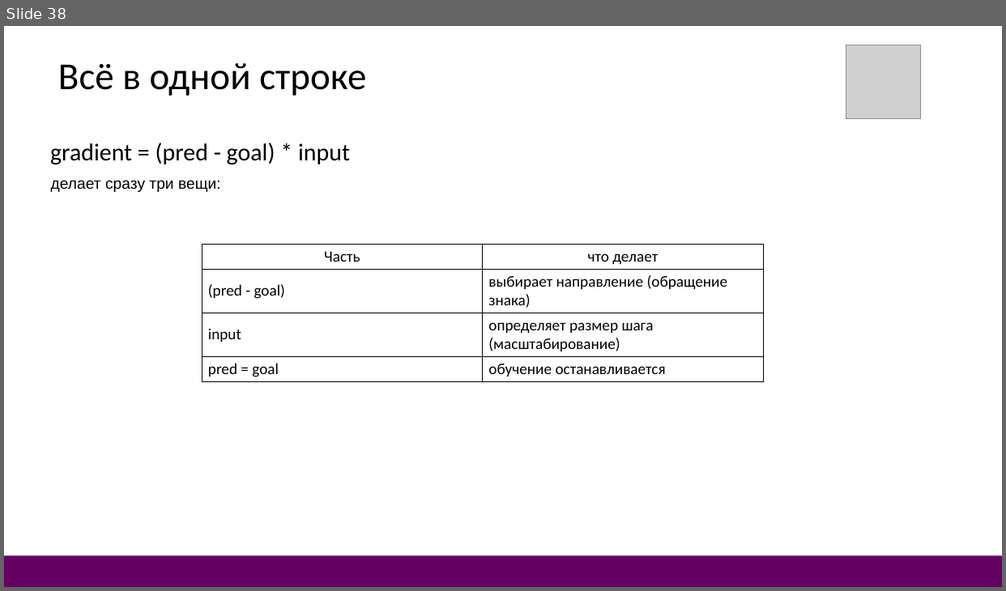
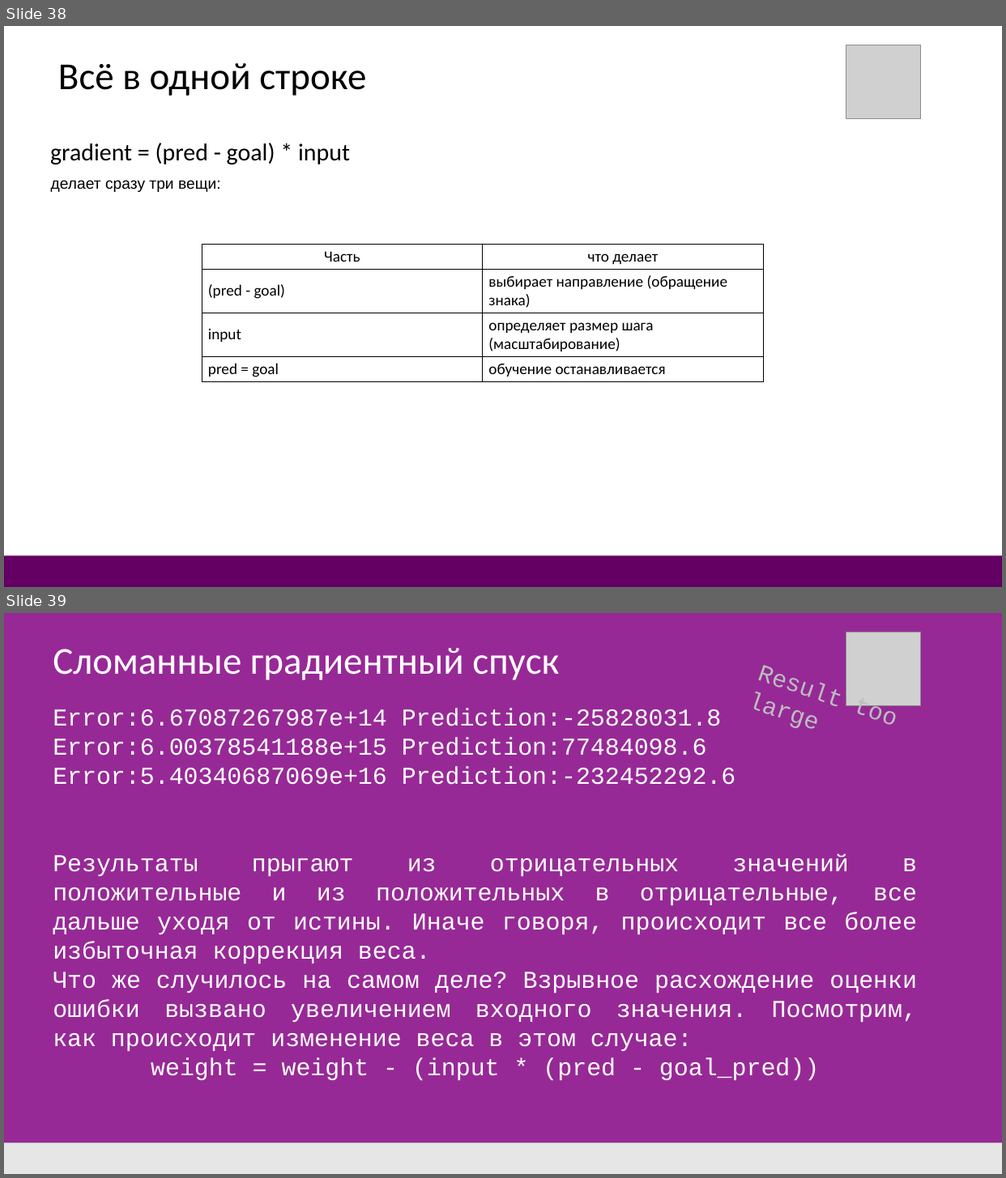
Before and after one commit to DonRobot-all/ML, a slide deck: 1. ML first 28.pptx. Shown one above the other, each under a label of ours: slide 38 before the commit, slides 38 and 39 after it. The pictures are 1006x591 and 1006x1178 pixels, drawn with LibreOffice and Linux fonts; fonts in the diff are those of the drawing; grey boxes stand for pictures. Boxes give left, top, right and bottom in pixels: in the first picture for what was removed or moved away, otherwise in the second. Text is boxed around its words. In the diff, an @@ line names an element or a change of style, - is before the commit and + after.

```diff
--- a/1. ML first 28.pptx
+++ b/1. ML first 28.pptx
@@ slide 39 added at bbox=[4, 613, 1002, 1174], background #972996 @@
@@ picture added at bbox=[846, 632, 921, 705] @@
@@ text added at bbox=[53, 648, 559, 680], 44 pt, text #FFFFFF @@
+Сломанные градиентный спуск
@@ text added at bbox=[53, 709, 917, 1052], 28 pt, text #FFFFFF @@
+Error:6.67087267987e+14 Prediction:-25828031.8
+Error:6.00378541188e+15 Prediction:77484098.6
+Error:5.40340687069e+16 Prediction:-232452292.6
+Результаты прыгают из отрицательных значений в положительные и из положительных в отрицательные, все дальше уходя от истины. Иначе говоря, происходит все более избыточная коррекция веса.
+Что же случилось на самом деле? Взрывное расхождение оценки ошибки вызвано увеличением входного значения. Посмотрим, как происходит изменение веса в этом случае:
+weight = weight - (input * (pred - goal_pred))
@@ text added at bbox=[853, 696, 894, 725], 28 pt, text #BBBEBF @@
+Result too large
@@ rectangle added at bbox=[4, 1143, 1002, 1174], fill #E6E6E6 @@
```
Also in this commit, not shown: 5 other slides added, 4 other files.
